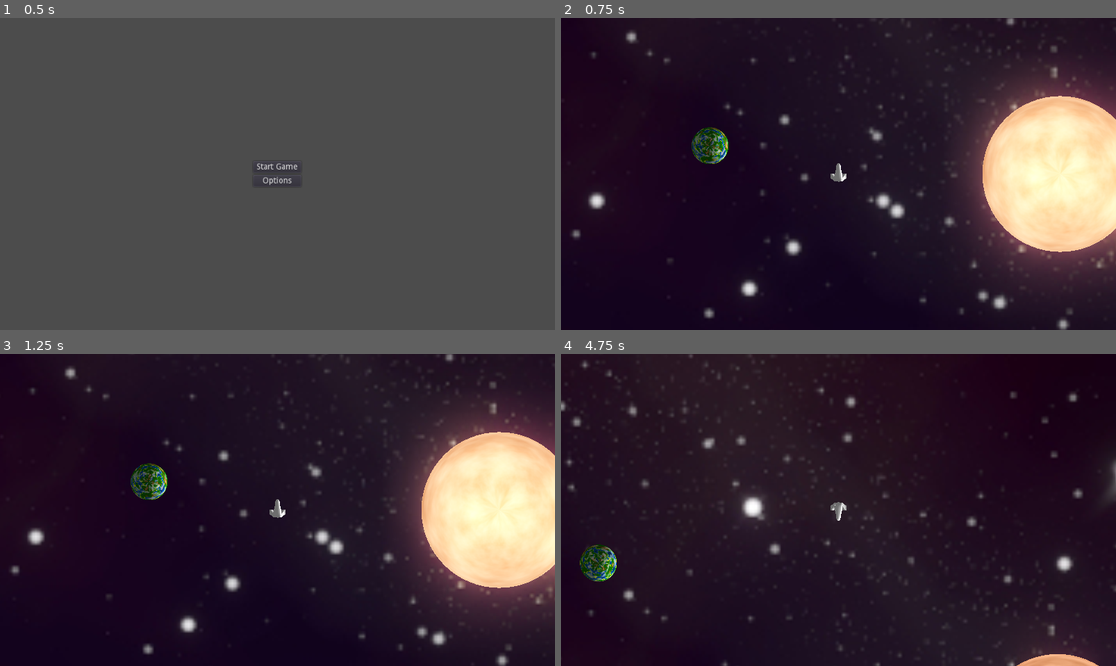
Above: before the commit, frames 1-4 (two rows, left to right).
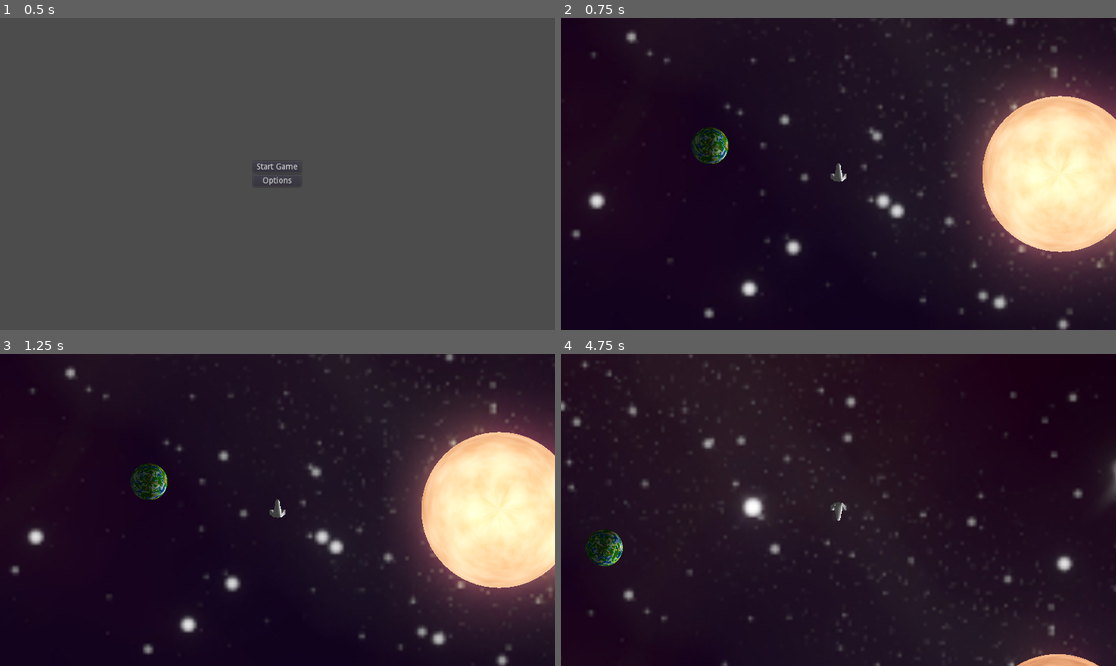
Above: after the commit, the same moments.

Repository: JestemStefan/GodotWildJam34-Towtreck
Game: Godot game, scene res://Menu/MainMenu.tscn
Same seed, same stepped clock (60 frames per second), same inputs: the game is played once before the commit and once after it.
Inputs (mouse positions are in pixels of both pictures, inside the frame that each line leads up to):
- Up to frame 1 (0.5 s): no input
- Up to frame 2 (0.75 s): click "Start Game" at 0.5 s
- Up to frame 3 (1.25 s): no input
- Up to frame 4 (4.75 s): move the mouse to (960, 494) at 1.27 s; hold D (turn_right) 1.28-2.03 s; tap Space (select) every 0.75 s from 1.35 to 4.35 s; click (960, 494) at 1.42 s; move the mouse to (727, 525) at 2.02 s; hold S (thrust_backwards) 2.03-2.78 s; move the mouse to (894, 441) at 2.77 s; hold D (turn_right) 2.78-3.53 s; move the mouse to (810, 572) at 3.52 s; hold S (thrust_backwards) 3.53-4.28 s; click (810, 572) at 3.67 s; move the mouse to (1005, 556) at 4.27 s; hold A (turn_left) from 4.28 s (still down)

Frame 1 is identical in both runs. In frame 2, 0.4% of the frame differs, in the area x 23-52%, y 35-53%; in frame 3, 0.4%; in frame 4, 1.0%, in the area x 3-52%, y 47-74%.

Commit message:
Tweeked planet orbital speeds

Diff:
--- a/Player/Player3d.gd
+++ b/Player/Player3d.gd
@@ -15,7 +15,7 @@
 	var direction = Vector3(0, 0, Input.get_action_strength("thrust_backwards") - Input.get_action_strength("thrust_forwards")).rotated(Vector3.UP, -turn) * speed
 
 	velocity += direction
-	move_and_slide(velocity);
+	velocity = move_and_slide(velocity);
 	velocity -= velocity * delta * velocityFall
 
 func _unhandled_input(event: InputEvent):
--- a/Player/Player3d.tscn
+++ b/Player/Player3d.tscn
@@ -10,6 +10,7 @@
 points = PoolVector3Array( 0, -0.50899, 1.08953, 0.09722, -0.50668, 1.06544, 0, -0.51727, 0.98328, 0.08869, -0.51558, 0 …(168667 unchanged characters)…
 
 [node name="Player" type="KinematicBody"]
+collision/safe_margin = 0.005
 script = ExtResource( 2 )
 
 [node name="Mesh" type="MeshInstance" parent="."]
--- a/Scenes/CelestialBodies/Sun.tscn
+++ b/Scenes/CelestialBodies/Sun.tscn
@@ -1,6 +1,10 @@
 [gd_scene load_steps=7 format=2]
 
 [ext_resource path="res://src/CelestialBodies/Sun.gd" type="Script" id=1]
+
+[sub_resource type="CylinderShape" id=5]
+radius = 26.9265
+height = 51.5828
 
 [sub_resource type="SphereMesh" id=1]
 radius = 25.0
@@ -23,11 +27,11 @@
 emission_on_uv2 = false
 emission_texture = SubResource( 3 )
 
-[sub_resource type="SphereShape" id=5]
-radius = 28.5141
-
 [node name="Sun" type="StaticBody"]
 script = ExtResource( 1 )
+
+[node name="CollisionShape" type="CollisionShape" parent="."]
+shape = SubResource( 5 )
 
 [node name="SunMesh" type="MeshInstance" parent="."]
 mesh = SubResource( 1 )
@@ -38,6 +42,3 @@
 [node name="OmniLight" type="OmniLight" parent="."]
 omni_range = 1000.0
 omni_attenuation = 0.000102649
-
-[node name="CollisionShape" type="CollisionShape" parent="."]
-shape = SubResource( 5 )
--- a/World/TestEnvironment.tscn
+++ b/World/TestEnvironment.tscn
@@ -1,6 +1,6 @@
 [gd_scene load_steps=7 format=2]
 
-[ext_resource path="res://art/planet/Planet_v1.tscn" type="PackedScene" id=1]
+[ext_resource path="res://Scenes/CelestialBodies/Planet_v1.tscn" type="PackedScene" id=1]
 [ext_resource path="res://Player/Player3d.tscn" type="PackedScene" id=2]
 [ext_resource path="res://Player/Camera.gd" type="Script" id=3]
 [ext_resource path="res://World/space.jpg" type="Texture" id=4]
@@ -8,7 +8,7 @@
 
 [sub_resource type="Environment" id=1]
 ambient_light_color = Color( 1, 1, 1, 1 )
-ambient_light_energy = 0.43
+ambient_light_energy = 0.25
 glow_enabled = true
 glow_intensity = 2.13
 glow_strength = 1.4
--- a/src/Globals/LevelManager.gd
+++ b/src/Globals/LevelManager.gd
@@ -46,7 +46,7 @@
 	current_sun.get_node("Orbits").add_child(orbit)
 
 	# set orbital period based on distance
-	orbit.orbital_speed  = 1000 / pow(current_sun.global_transform.origin.distance_to(planet_pos), 2)
+	orbit.orbital_speed  = 250 / pow(current_sun.global_transform.origin.distance_to(planet_pos), 2)
 
 	# add orbital spot on this orbit
 	orbit.add_child(orbit_spot)
Renamed: art/planet/Planet_v1.tscn -> Scenes/CelestialBodies/Planet_v1.tscn
